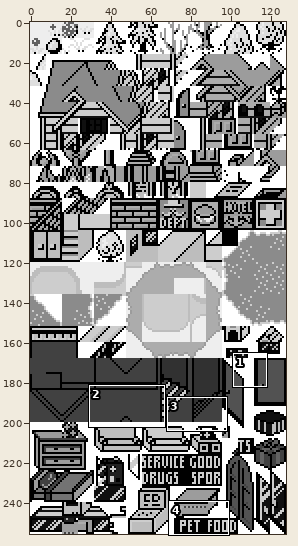
Sprite sheet, stored at data/tilesets/secondary/rustboro/tiles.png. The picture above shows the old version from afar; the outline marks the close-up.
Close-up. Before the commit:
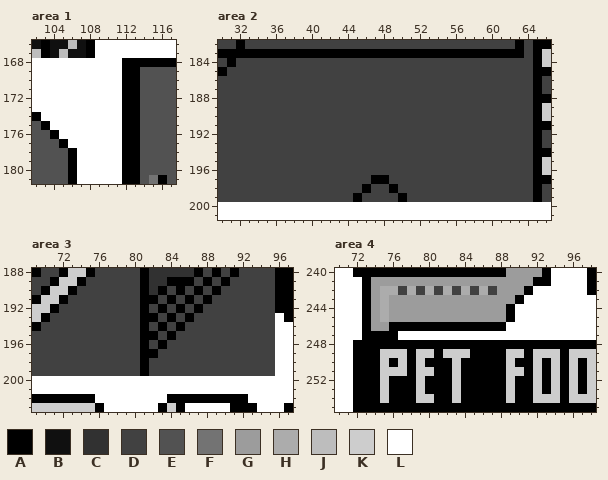
The file is 128x256 pixels. Shown: area 1: x 102..117, y 166..181; area 2: x 30..66, y 182..201; area 3: x 69..97, y 188..203; area 4: x 70..98, y 240..255.
Palette (. is transparent): A #000000  B #101010  C #313131  D #414141  E #525252  F #737373  G #9c9c9c  H #acacac  J #bdbdbd  K #cdcdcd  L #ffffff
Pixels before, area 1, first column x 102:
166 BABBJBALLLLLLLLL
167 JABJBBALLLLLLLLL
168 LLLLLLLLLLAAAAAA
169 LLLLLLLLLLAAEEEE
170 LLLLLLLLLLAAEEEE
171 LLLLLLLLLLAAEEEE
172 LLLLLLLLLLAAEEEE
173 LLLLLLLLLLAAEEEE
174 ALLLLLLLLLAAEEEE
175 EALLLLLLLLAAEEEE
176 EEALLLLLLLAAEEEE
177 EEEALLLLLLAAEEEE
178 EEEEALLLLLAAEEEE
179 EEEEALLLLLAAEEEE
180 EEEEALLLLLAAEEEE
181 EEEEALLLLLAAEFAE
Pixels before, area 2, first column x 30:
182 DDADDDDDDDDDDDDDDDDDDDDDDDDDDDDDDADAA
183 AAAAAAAAAAAAAAAAAAAAAAAAAAAAAAAAAADAK
184 DADDDDDDDDDDDDDDDDDDDDDDDDDDDDDDDDDAK
185 ADDDDDDDDDDDDDDDDDDDDDDDDDDDDDDDDDDAA
186 DDDDDDDDDDDDDDDDDDDDDDDDDDDDDDDDDDDAD
187 DDDDDDDDDDDDDDDDDDDDDDDDDDDDDDDDDDDAD
188 DDDDDDDDDDDDDDDDDDDDDDDDDDDDDDDDDDDAA
189 DDDDDDDDDDDDDDDDDDDDDDDDDDDDDDDDDDDAK
190 DDDDDDDDDDDDDDDDDDDDDDDDDDDDDDDDDDDAK
191 DDDDDDDDDDDDDDDDDDDDDDDDDDDDDDDDDDDAA
192 DDDDDDDDDDDDDDDDDDDDDDDDDDDDDDDDDDDAD
193 DDDDDDDDDDDDDDDDDDDDDDDDDDDDDDDDDDDAD
194 DDDDDDDDDDDDDDDDDDDDDDDDDDDDDDDDDDDAA
195 DDDDDDDDDDDDDDDDDDDDDDDDDDDDDDDDDDDAK
196 DDDDDDDDDDDDDDDDDDDDDDDDDDDDDDDDDDDAK
197 DDDDDDDDDDDDDDDDDAADDDDDDDDDDDDDDDDAA
198 DDDDDDDDDDDDDDDDADDADDDDDDDDDDDDDDDAD
199 DDDDDDDDDDDDDDDADDDDADDDDDDDDDDDDDDAD
200 LLLLLLLLLLLLLLLLLLLLLLLLLLLLLLLLLLLLL
201 LLLLLLLLLLLLLLLLLLLLLLLLLLLLLLLLLLLLL
Pixels before, area 3, first column x 69:
188 ADDAKKADDDDDACCCCCADADADDDDAA
189 DDAKKADDDDDDACCAAADADADDDDDAA
190 DAKKADDDDDDDACADADADADDDDDDAA
191 AKKADDDDDDDDAADADADADDDDDDDAA
192 KKADDDDDDDDDADADADADDDDDDDDAA
193 KADDDDDDDDDDAADADADDDDDDDDDLA
194 ADDDDDDDDDDDADADADDDDDDDDDDLL
195 DDDDDDDDDDDDAADADDDDDDDDDDDLL
196 DDDDDDDDDDDDADADDDDDDDDDDDDLL
197 DDDDDDDDDDDDAADDDDDDDDDDDDDLL
198 DDDDDDDDDDDDADDDDDDDDDDDDDDLL
199 DDDDDDDDDDDDADDDDDDDDDDDDDDLL
200 LLLLLLLLLLLLLLLLLLLLLLLLLLLLL
201 LLLLLLLLLLLLLLLLLLLLLLLLLLLLL
202 AAAAAAALLLLLLLLAAAAAAAAALLLLL
203 KKKKKKKALLLLLLAKALLLLLAAALLLA
Pixels before, area 4, first column x 70:
240 LLAAAAAAAAAAAAAAAAAGGGGALLLLA
241 LLLAGGGGGGGGGGGGGGGGGGAALLLLA
242 LLLAGHHDHDHDHDHDHDGGGALLLLLLA
243 LLLAGHGGGGGGGGGGGGGGALLLLLLLL
244 LLLAGHGGGGGGGGGGGGGALLLLLLLLL
245 LLLAGHGGGGGGGGGGGGGALLLLLLLLL
246 LLLAGGAAAAAAAAAAAAALLLLLLLLLL
247 LLLAAAALLLLLLLLLLLLLLLLLLLLLL
248 LLAAAAAAAAAAAAAAAAAAAAAAAAAAA
249 LLAAAKKKAKKAKKKAAAAKKAKKKAKKK
250 LLAAAKAKAKAAAKAAAAAKAAKAKAKAK
251 LLAAAKKKAKKAAKAAAAAKKAKAKAKAK
252 LLAAAKAAAKAAAKAAAAAKAAKAKAKAK
253 LLAAAKAAAKAAAKAAAAAKAAKAKAKAK
254 LLAAAKAAAKKAAKAAAAAKAAKKKAKKK
255 LLAAAAAAAAAAAAAAAAAAAAAAAAAAA
Once edited:
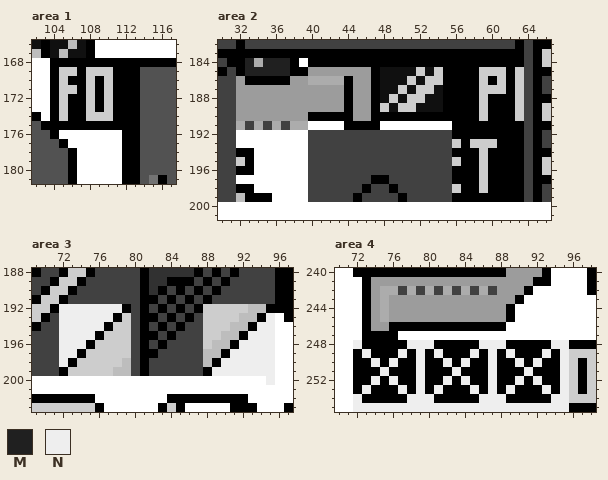
Colours new in this view: M #202020  N #eeeeee
Edits made:
Changed rows in their new state; - is an unchanged pixel.
Area 1:
first column x 104:
168 AAAAAAAA
169 AKKAKKKA
170 AKAAKAKA
171 AKKAKAKA
172 AKAAKAKA
173 AKAAKAKA
174 AKAAKKKA
175 AAAAAAAA
Area 2:
first column x 32:
184 AMHMMMALAAAAAAAAAAAAAAAAAAAAAAAA
185 AMMMMMAAGGGGGGGABBBBKBKAAAAKKKAK
186 GAAAAAGGHHHHAGGABBBKBKKAAAAKAKAK
187 GGGGGGGGGGGGAGGABBKBKKBAAAAKKKAK
188 GGGGGGGGGGGGAGGABKBKKBBAAAAKAAAK
189 GGGGGGGGGGGGAGGAKBKKBBBAAAAKAAAK
190 GGGGGGGGAAAAAGGAAAAAAAAAAAAKAAAK
191 H-H-H-HHLLLLAAAALLLLLLLLAAAAAAAA
192 LLLLLLLL----------------AAAAAAAA
193 LLLLLLLL----------------KAKKKAAA
194 AALLLLLL----------------AAAKAAAA
195 KALLLLLL----------------KAAKAAAA
196 AALLLLLL----------------AAAKAAAA
197 LLLLLLLL----------------AAAKAAAA
198 AALLLLLL----------------KAAKAAAA
199 JAAALLLL----------------AAAAAAAA
Area 3:
first column x 72:
192 NNNNNNNA--------KKKKKJJA
193 NNNNNNAK--------KKKKJJAN
194 NNNNNAKK--------KKKJJANN
195 NNNNAKKK--------KKJJANNN
196 NNNAKKKK--------KJJANNNN
197 NNAKKKKK--------JJANNNNN
198 NAKKKKKJ--------JANNNNNN
199 AKKKKKJJ--------ANNNNNNN
200 -----------------------N
Area 4:
first column x 72:
248 N-----NNN-----NNN-----NN
249 -N-AAN-NANAAAN-N-NA-ANAN
250 --NANA-N--NAN--N-AN-N-AN
251 ---NAA-NA--N---N-AANA-AN
252 --NAN--N--NAN--N-AN-N-AN
253 -N-A-N-N-N-A-N-N-N--ANAN
254 N--A--NNN--A--NNNA--AANN
255 NNNNNNNNNNNNNNNNNNNNNNNN
Where, in picture pixels (left, top, right, bottom), the same in both close-ups:
changed: (50, 58, 122, 130)
changed: (236, 58, 524, 202)
changed: (59, 304, 131, 376)
changed: (203, 304, 275, 385)
changed: (353, 340, 569, 412)
